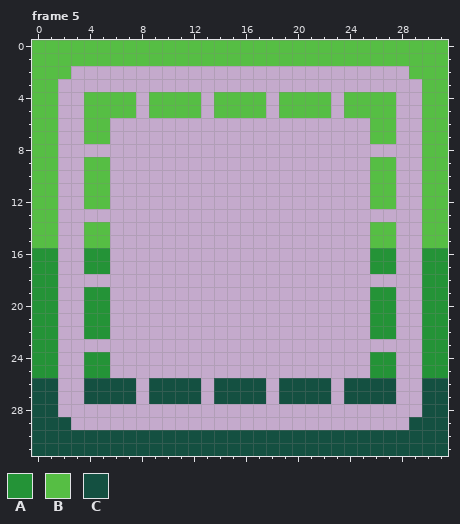
Two versions of one pixel-art file, Project Games/Project Mini Farm Simulator/Aseprite/basic UI/CollectableRoom_UI.aseprite. That is the earlier state.
32x32 pixels, 9 frames. Shown: frame 5.
Palette (. is transparent): A #249337  B #56be44  C #145041
Pixels before, frame 5, first column x 0:
 0 BBBBBBBBBBBBBBBBBBBBBBBBBBBBBBBB
 1 BBBBBBBBBBBBBBBBBBBBBBBBBBBBBBBB
 2 BBB..........................BBB
 3 BB............................BB
 4 BB..BBBB.BBBB.BBBB.BBBB.BBBB..BB
 5 BB..BBBB.BBBB.BBBB.BBBB.BBBB..BB
 6 BB..BB....................BB..BB
 7 BB..BB....................BB..BB
 8 BB............................BB
 9 BB..BB....................BB..BB
10 BB..BB....................BB..BB
11 BB..BB....................BB..BB
12 BB..BB....................BB..BB
13 BB............................BB
14 BB..BB....................BB..BB
15 BB..BB....................BB..BB
16 AA..AA....................AA..AA
17 AA..AA....................AA..AA
18 AA............................AA
19 AA..AA....................AA..AA
20 AA..AA....................AA..AA
21 AA..AA....................AA..AA
22 AA..AA....................AA..AA
23 AA............................AA
24 AA..AA....................AA..AA
25 AA..AA....................AA..AA
26 CC..CCCC.CCCC.CCCC.CCCC.CCCC..CC
27 CC..CCCC.CCCC.CCCC.CCCC.CCCC..CC
28 CC............................CC
29 CCC..........................CCC
30 CCCCCCCCCCCCCCCCCCCCCCCCCCCCCCCC
31 CCCCCCCCCCCCCCCCCCCCCCCCCCCCCCCC
Now the later version:
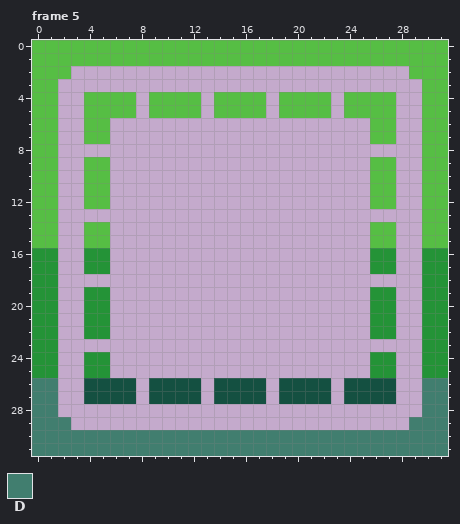
Colours new in this view: D #417e6f
Changes in this commit:
{"where": "frame 5"}
{"frame":5,"y":26,"x":0,"old":"CC","new":"DD"}
{"frame":5,"y":26,"x":30,"old":"CC","new":"DD"}
{"frame":5,"y":27,"x":0,"old":"CC","new":"DD"}
{"frame":5,"y":27,"x":30,"old":"CC","new":"DD"}
{"frame":5,"y":28,"x":0,"old":"CC","new":"DD"}
{"frame":5,"y":28,"x":30,"old":"CC","new":"DD"}
{"frame":5,"y":29,"x":0,"old":"CCC","new":"DDD"}
{"frame":5,"y":29,"x":29,"old":"CCC","new":"DDD"}
{"frame":5,"y":30,"x":0,"old":"CCCCCCCCCCCCCCCCCCCCCCCCCCCCCCCC","new":"DDDDDDDDDDDDDDDDDDDDDDDDDDDDDDDD"}
{"frame":5,"y":31,"x":0,"old":"CCCCCCCCCCCCCCCCCCCCCCCCCCCCCCCC","new":"DDDDDDDDDDDDDDDDDDDDDDDDDDDDDDDD"}
{"label":"changed","picture_box":[32,378,448,456]}
